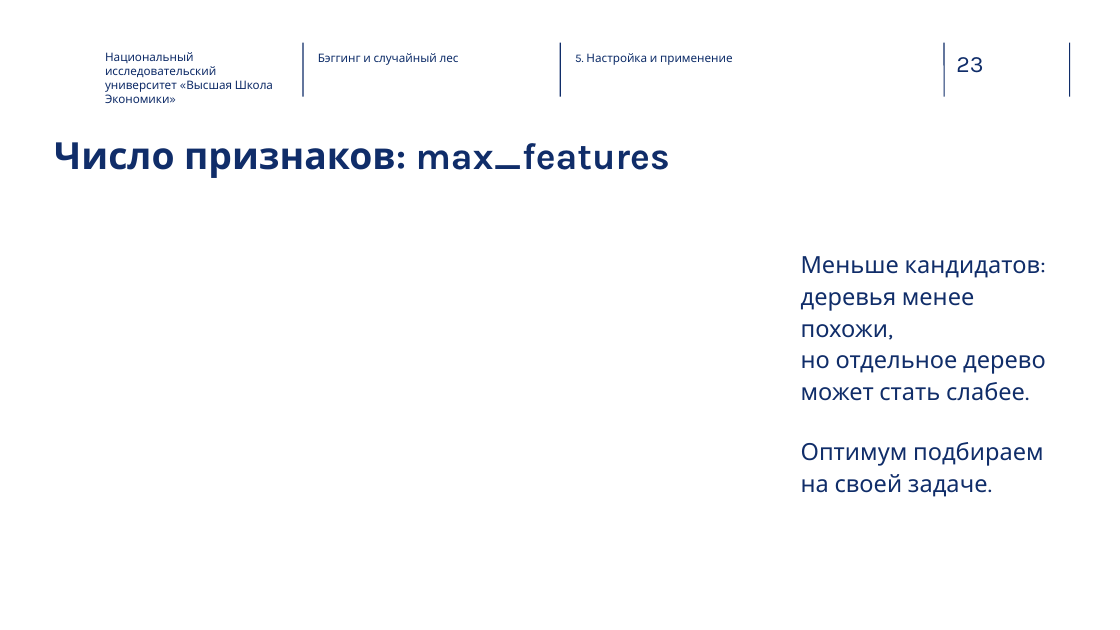
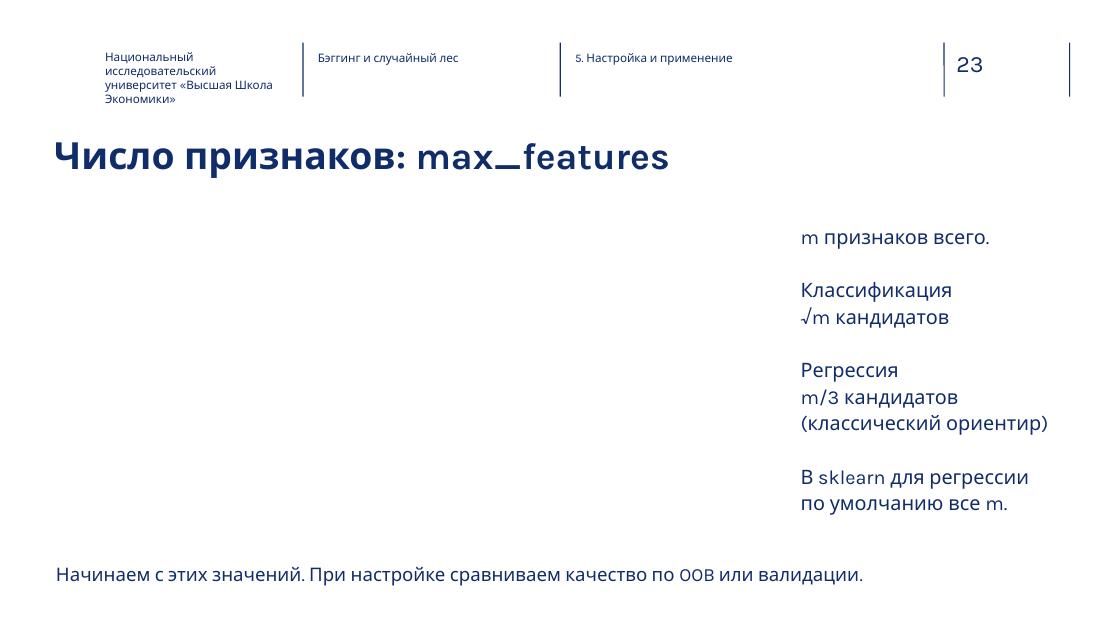
Before and after one commit to RAVasiliev/ML-FTiAD-2026, a slide deck: slide 23 of week08/source/lecture08.pptx. Drawn at 1120x630 pixels with LibreOffice and Linux fonts; fonts in the diff are those of the drawing; background and template pictures are left out. Boxes give left, top, right and bottom in pixels: in the first picture for what was removed or moved away, otherwise in the second. Text is boxed around its words. In the diff, an @@ line names an element or a change of style, - is before the commit and + after.

Commit message:
Уточнить max_features на слайде 23

```diff
--- a/week08/source/lecture08.pptx
+++ b/week08/source/lecture08.pptx
@@ text at (x1=801, y1=233, x2=1041, y2=515): text changed; size 20.2 to 17 pt @@
-Меньше кандидатов:
-деревья менее похожи,
-но отдельное дерево
-может стать слабее.
-Оптимум подбираем
-на своей задаче.
+m признаков всего.
+Классификация
+√m кандидатов
+Регрессия
+m/3 кандидатов
+(классический ориентир)
+В sklearn для регрессии
+по умолчанию все m.
@@ text added at (x1=56, y1=567, x2=859, y2=586), 16 pt, text #102D69 @@
+Начинаем с этих значений. При настройке сравниваем качество по OOB или валидации.
```
